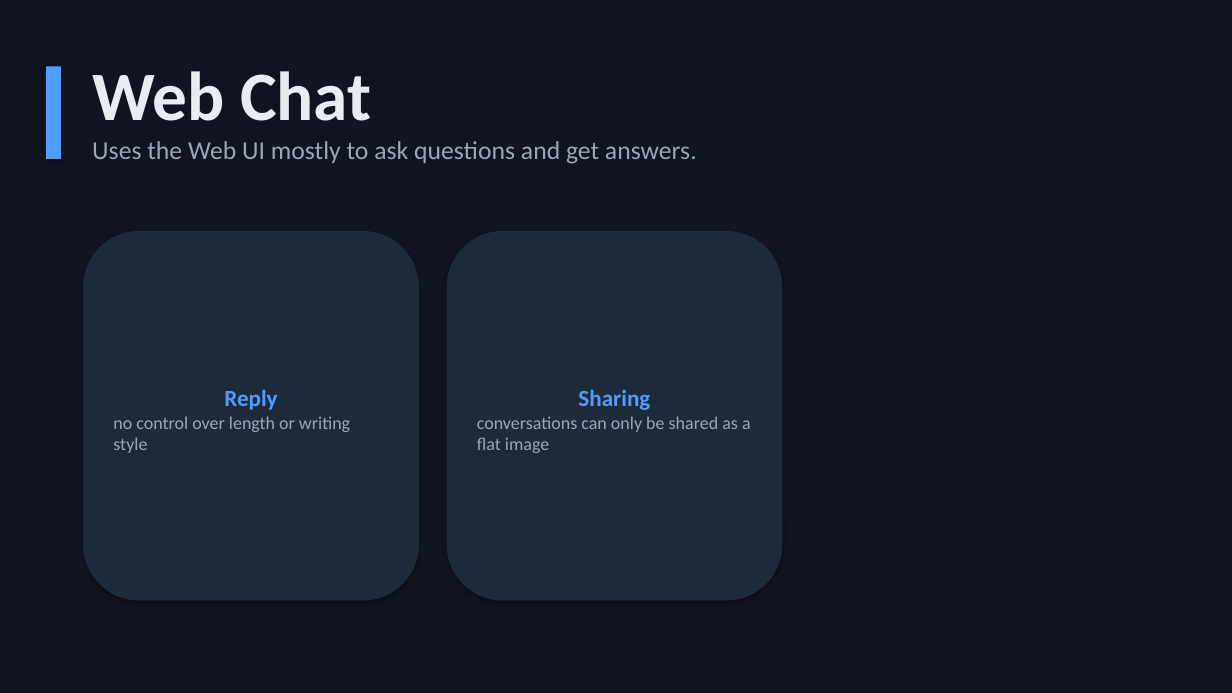
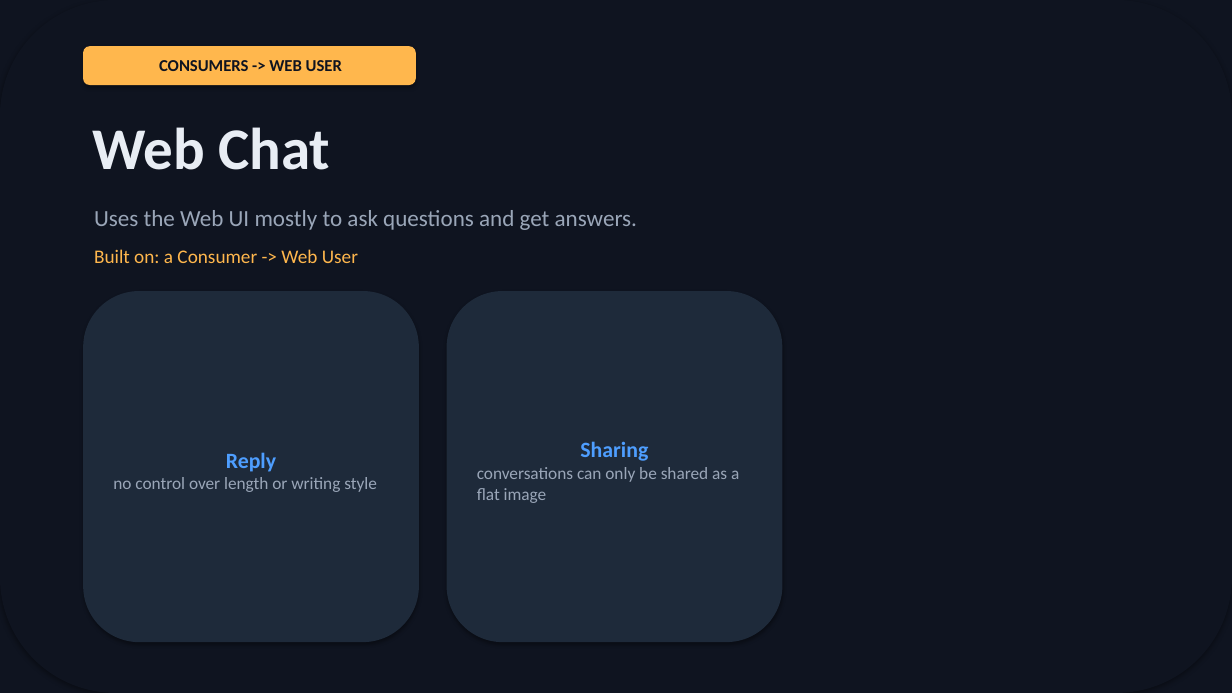
Before and after one commit to michaelatamuk/openjiuwen-jiuwenswarm, a slide deck: slide 7 of docs-michael/usability/slides/personas-deck.pptx. Drawn at 1232x693 pixels with LibreOffice and Linux fonts; fonts in the diff are those of the drawing. Boxes give left, top, right and bottom in pixels: in the first picture for what was removed or moved away, otherwise in the second. Text is boxed around its words. In the diff, an @@ line names an element or a change of style, - is before the commit and + after.

```diff
--- a/docs-michael/usability/slides/personas-deck.pptx
+++ b/docs-michael/usability/slides/personas-deck.pptx
@@ rounded rectangle at [0,0,1232,693]: rectangle to rounded rectangle @@
@@ rounded rectangle added at [83,46,416,85], fill #FFB74D, 13 pt, text #0F1420, bold @@
+CONSUMERS -> WEB USER
@@ rectangle removed at [46,67,61,159] @@
@@ text "Web Chat": place and size @@
-text "Web Chat" at [92,71,697,164]
+text "Web Chat" at [92,127,330,170]
@@ text "Web Chat" at [92,127,330,170]: size 54 to 46 pt @@
@@ text at [92,141,697,164]: paragraph removed @@
-Uses the Web UI mostly to ask questions and get answers.
@@ text added at [94,210,637,230], 18 pt, text #9AA6B8 @@
+Uses the Web UI mostly to ask questions and get answers.
@@ text added at [94,249,358,263], 15 pt, text #FFB74D @@
+Built on: a Consumer -> Web User
@@ rounded rectangle "Reply": place and size @@
-rounded rectangle "Reply" at [83,231,419,601]
+rounded rectangle "Reply" at [83,291,419,642]
@@ rounded rectangle "Reply" at [83,291,419,642]: size 18 to 17 pt in "Reply"; size 14 to 13.5 pt in "no control over length or writing style" @@
@@ rounded rectangle "Sharing": place and size @@
-rounded rectangle "Sharing" at [446,231,782,601]
+rounded rectangle "Sharing" at [446,291,782,642]
@@ rounded rectangle "Sharing" at [446,291,782,642]: size 18 to 17 pt in "Sharing"; size 14 to 13.5 pt in "conversations can only be shared as a ..." @@
```
Also in this commit, not shown: 9 other slides changed, 2 slides added, 5 other files.
